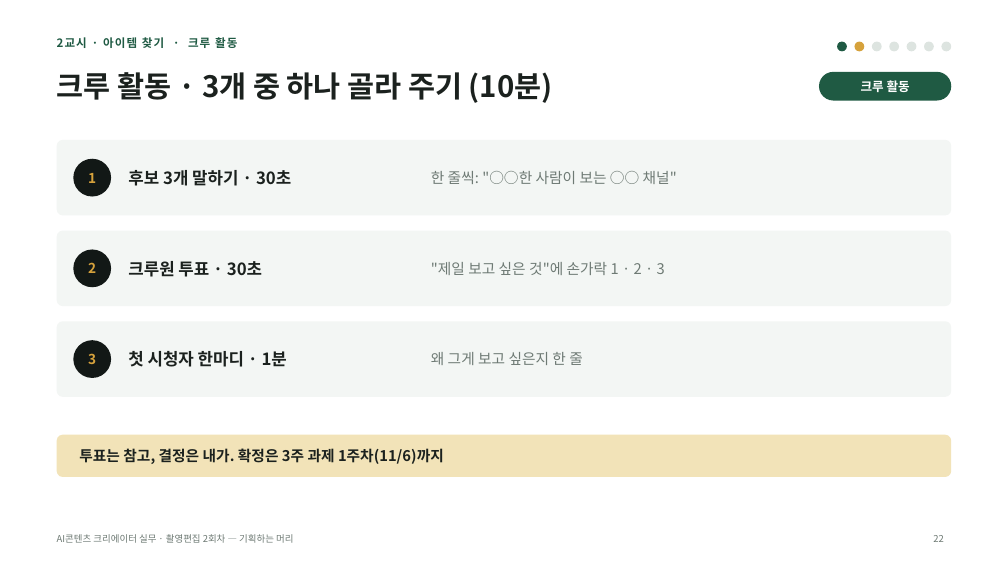
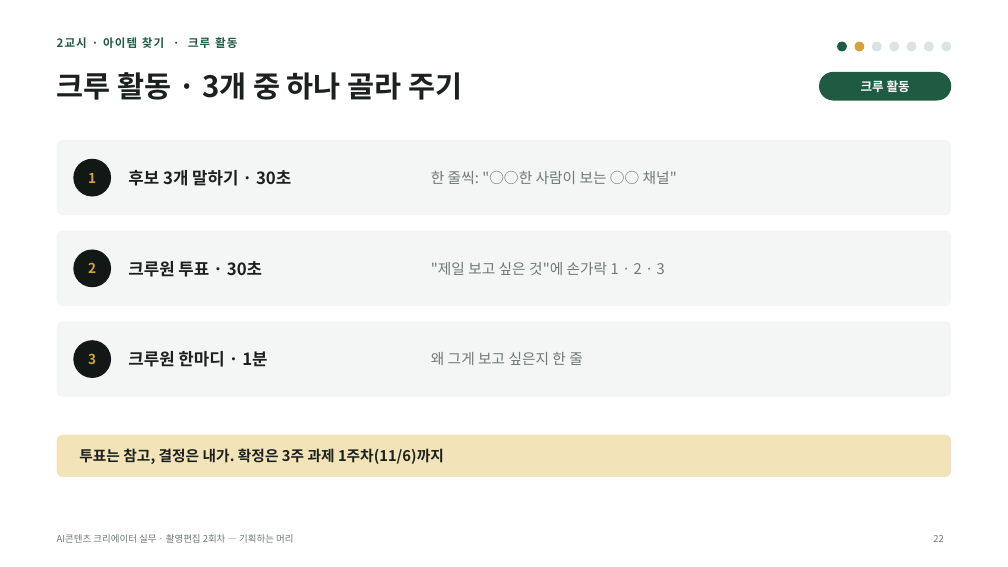
Before and after one commit to yujida/MARUBIT, a slide deck: slide 22 of lectures/02/2회차_기획하는머리_슬라이드.pptx. Drawn at 1008x567 pixels with LibreOffice and Linux fonts; fonts in the diff are those of the drawing. Boxes give left, top, right and bottom in pixels: in the first picture for what was removed or moved away, otherwise in the second. Text is boxed around its words. In the diff, an @@ line names an element or a change of style, - is before the commit and + after.

```diff
--- a/lectures/02/2회차_기획하는머리_슬라이드.pptx
+++ b/lectures/02/2회차_기획하는머리_슬라이드.pptx
@@ title at (x1=57, y1=72, x2=462, y2=100): text changed @@
-크루 활동 · 3개 중 하나 골라 주기 (10분)
+크루 활동 · 3개 중 하나 골라 주기
@@ text at (x1=128, y1=351, x2=267, y2=367): text changed @@
-첫 시청자 한마디 · 1분
+크루원 한마디 · 1분
```
Also in this commit, not shown: 21 other slides changed, 2 slides added, 16 other files.
